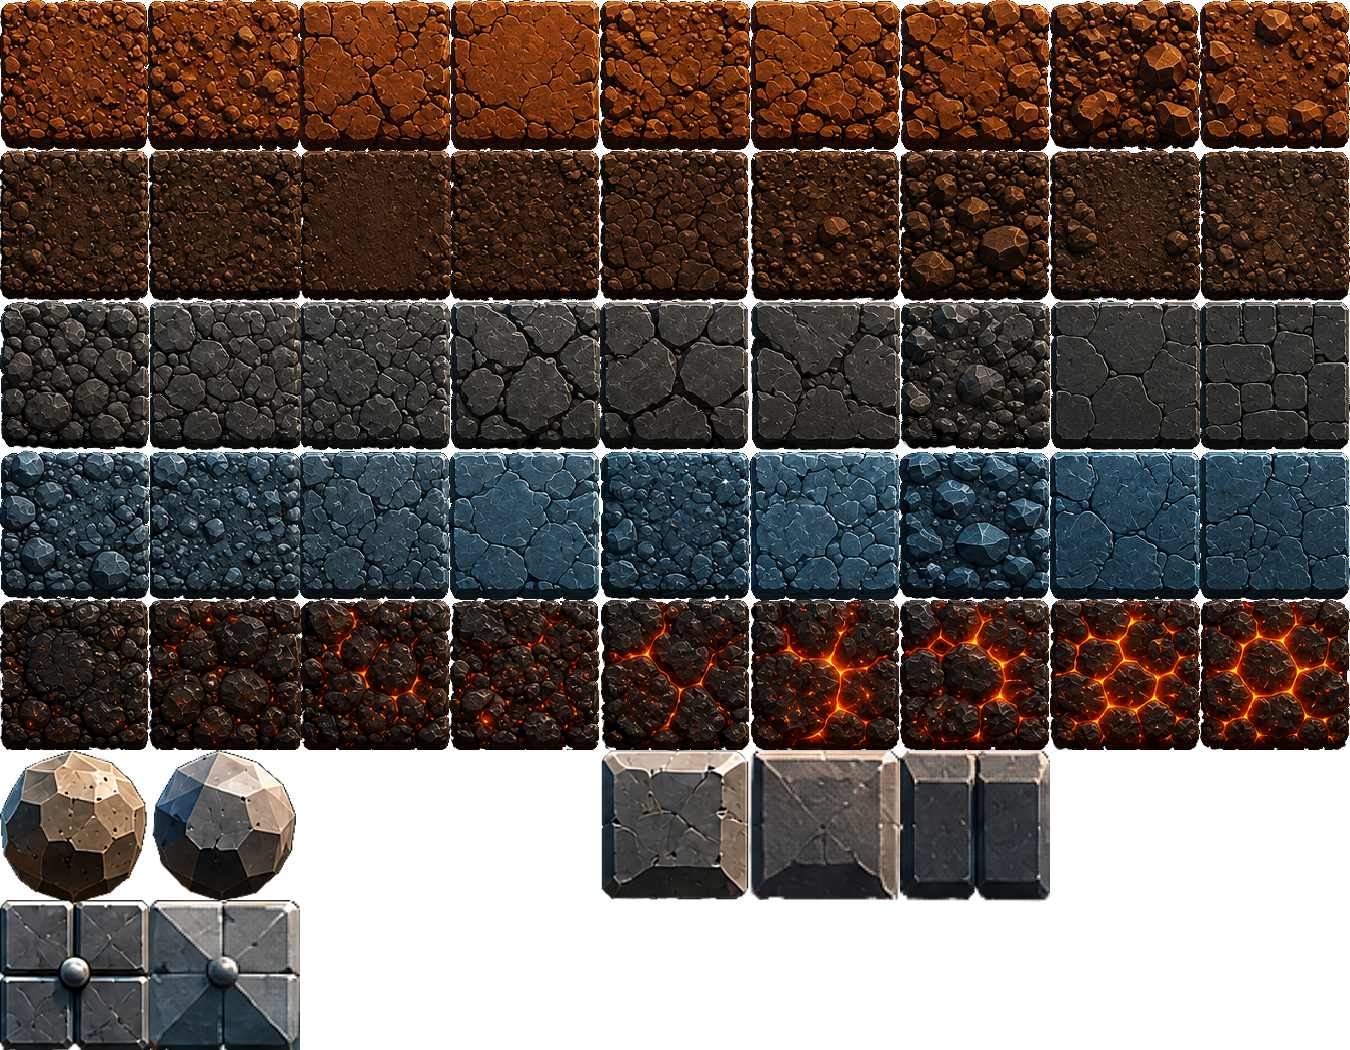
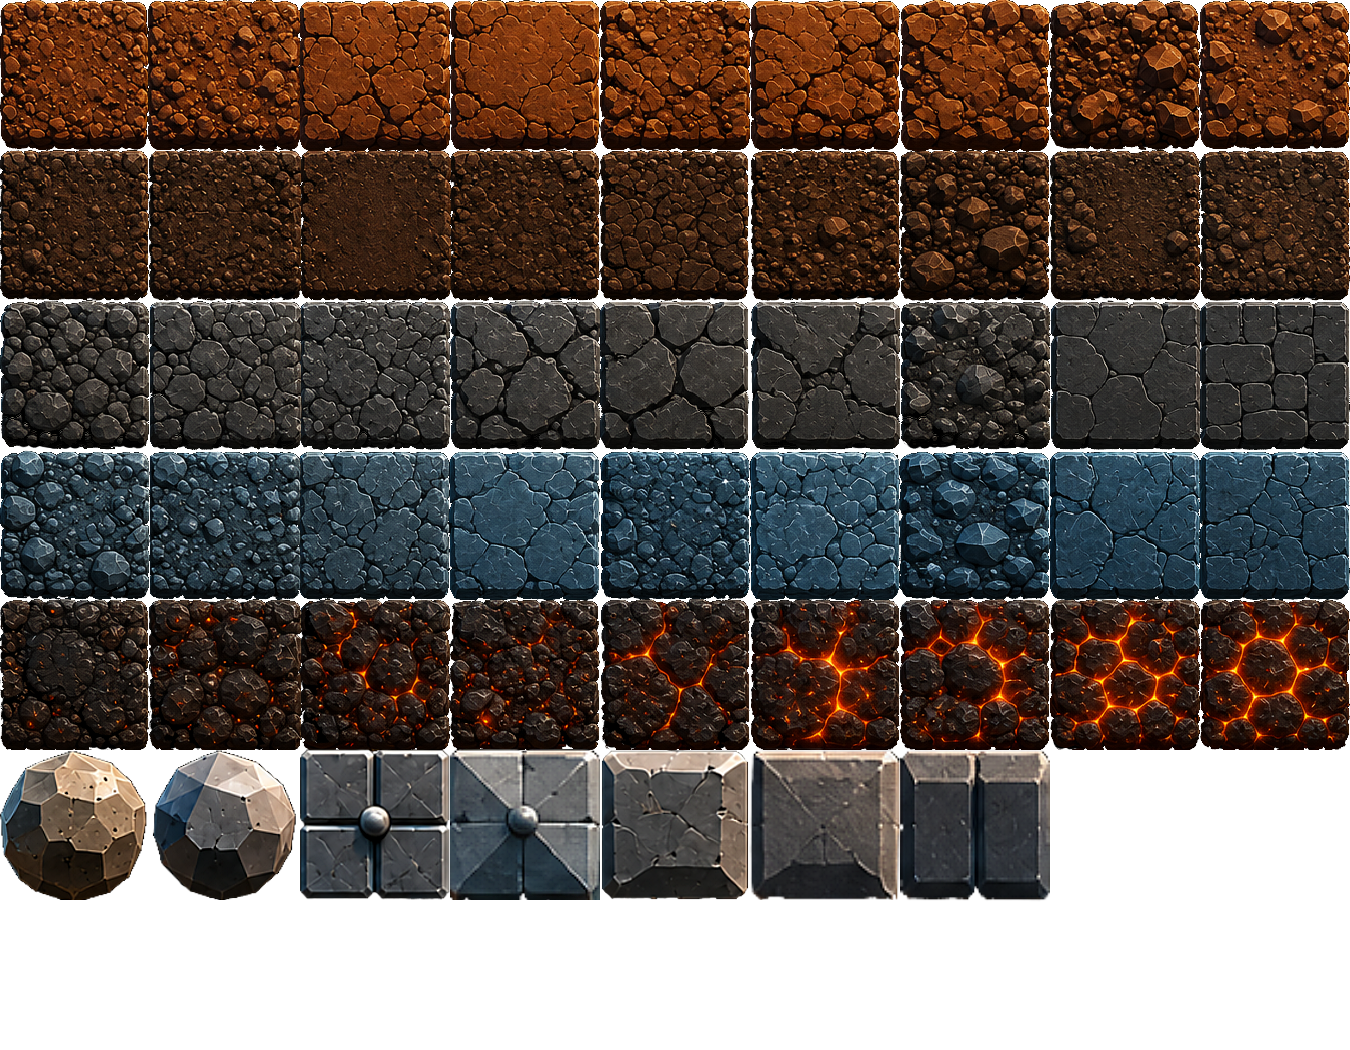
Layer changes from the first 1350 × 1050 image to the second:
added layer "Layer 60" above "Layer 58" over 300, 749, 600, 900
painted on "Layer 58" over 0, 900, 150, 1050
removed layer "Layer 54" over 150, 900, 300, 1050
removed layer "Layer 52" over 0, 900, 150, 1050
hid "Layer 57" over 0, 0, 1350, 1050
hid "Layer 49" over 0, 0, 1350, 1050
hid "Layer 3" over 0, 0, 1350, 1050